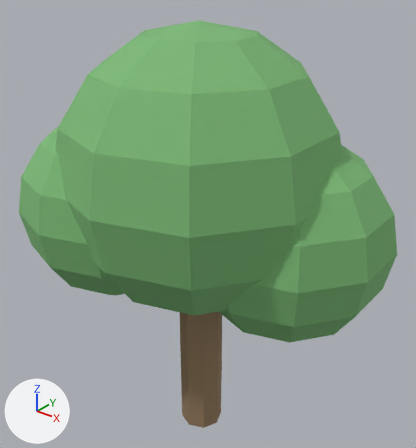
An edit to the glTF model OpenMakaiRanchGame/assets/3d/tree_broadleaf.glb, drawn before and after from the same camera.
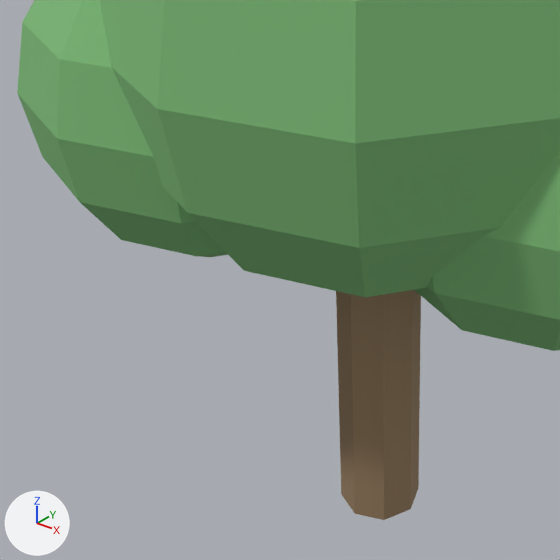
There are two pictures of each version: one whole from a 50 mm camera at (2.28, -2.76, 3.45) aimed at (0.01, 0.07, 1.69), one close up on the part from 2% to 70% of the width and 37% to 100% of the height. Lighting does not change. The marker at lower left points along +X, +Y and +Z. The first two pictures are the older version.

In view in the first close-up: 'BLeaf_Canopy_A', 'BLeaf_Canopy_B', 'BLeaf_Canopy_C', 'BLeaf_Trunk'.
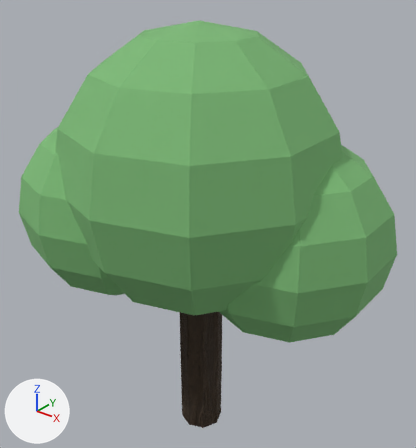
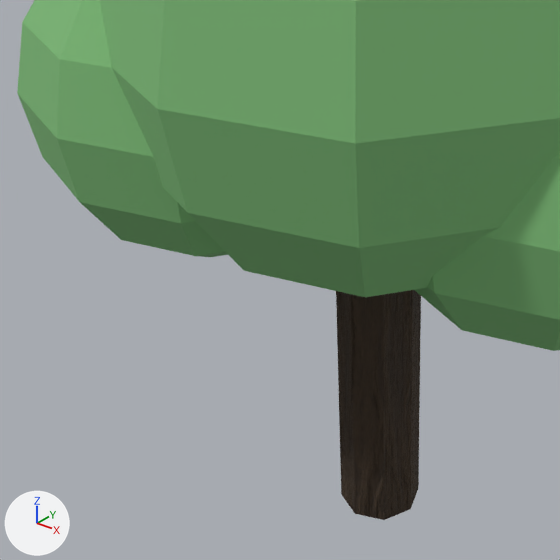
Changed parts and their boxes [x1, y1, x2, y2] in the close-ups (560 x 560 px):
```json
{"object": "BLeaf_Trunk", "change": "recoloured", "before": [336, 290, 421, 520], "after": [336, 290, 421, 520], "on screen": "darker"}
```

Edits to the scene script, one JSON object a line:
```json
{"op": "add", "block": "img_o03_tree_bark_normal", "code": ["img_o03_tree_bark_normal = load_image('o03_tree_bark_normal', '_unpacked/o03_tree_bark_normal', 1024, 1024, 'Non-Color')"]}
{"op": "add", "block": "img_o03_tree_bark_albedo", "code": ["img_o03_tree_bark_albedo = load_image('o03_tree_bark_albedo', '_unpacked/o03_tree_bark_albedo', 1024, 1024, 'sRGB')"]}
{"op": "add", "block": "img_o03_tree_bark_orm", "code": ["img_o03_tree_bark_orm = load_image('o03_tree_bark_orm', '_unpacked/o03_tree_bark_orm', 1024, 1024, 'Non-Color')"]}
{"op": "add", "block": "mat_pbr_bark", "code": ["mat_pbr_bark = bpy.data.materials.new('PBR_bark')", "# uses the picture img_o03_tree_bark_albedo", "# uses the picture img_o03_tree_bark_normal", "# uses the picture img_o03_tree_bark_orm"]}
{"block": "me_cylinder", "where": "me_cylinder.from_pydata(...)  # 16 vertices, 28 faces; spans x -0.16..0.16, y -0.16..0.16, z -0.7..0.7"}
{"op": "remove", "block": "me_cylinder", "code": "me_cylinder.materials.append(mat_bleaf_trunk)  # brown #957c5d"}
{"op": "add", "block": "me_cylinder", "code": "me_cylinder.materials.append(mat_pbr_bark)"}
```
